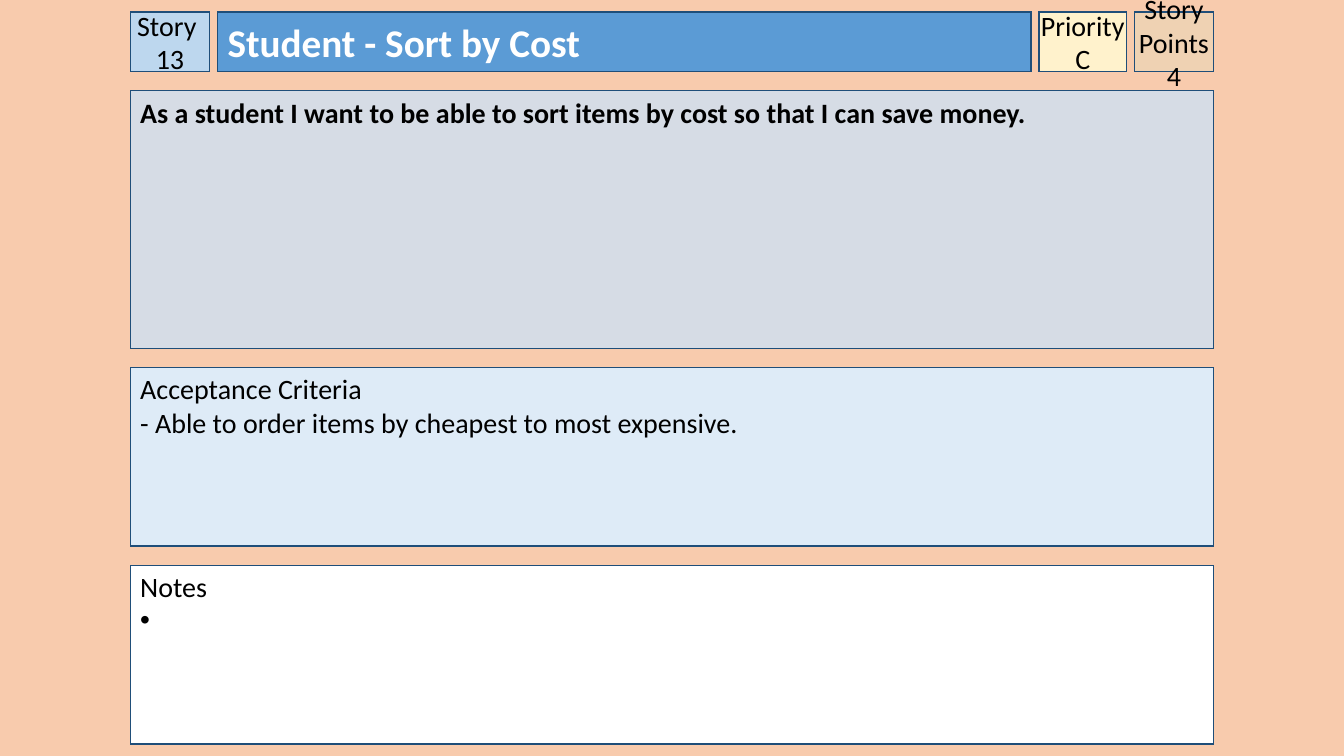
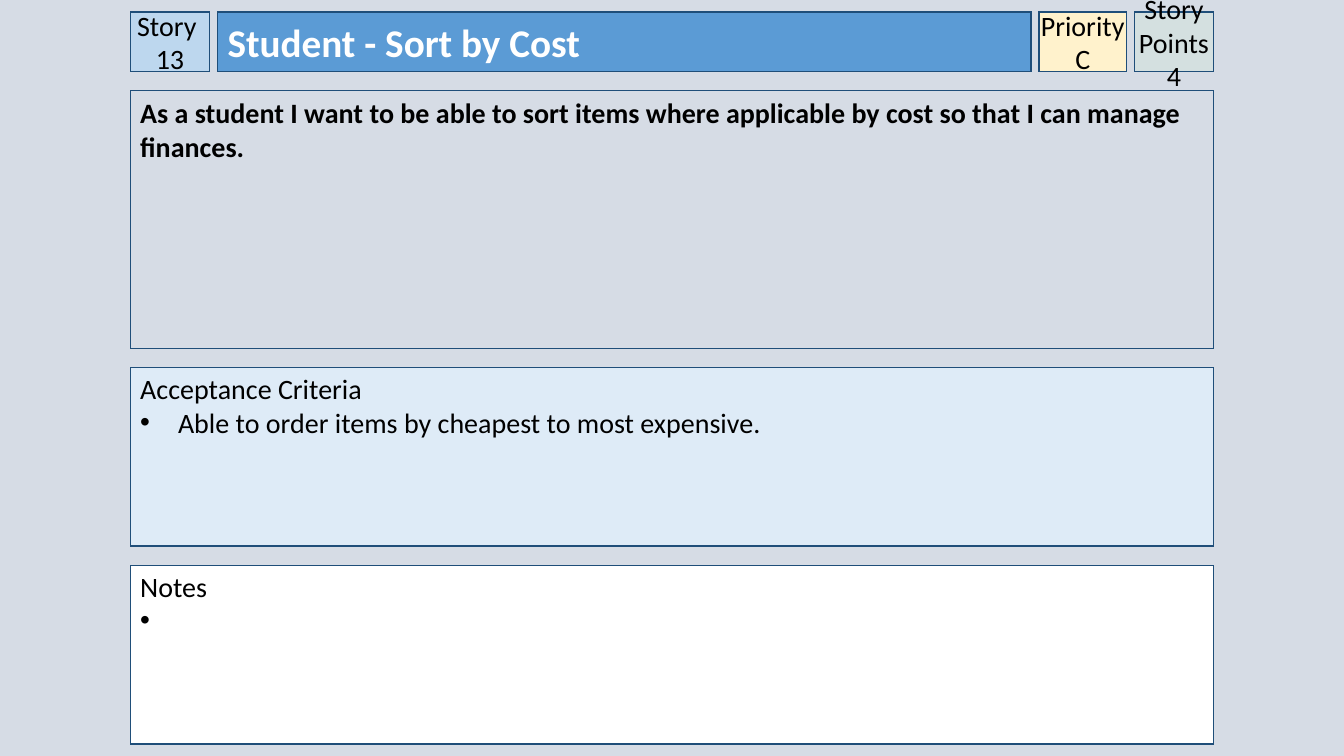
Before and after one commit to owencharters/IFB299, a slide deck: slide 14 of IFB299 - Collaborated User Stories - 2.pptx. Drawn at 1344x756 pixels with LibreOffice and Linux fonts; fonts in the diff are those of the drawing. Boxes give left, top, right and bottom in pixels: in the first picture for what was removed or moved away, otherwise in the second. Text is boxed around its words. In the diff, an @@ line names an element or a change of style, - is before the commit and + after.

```diff
--- a/IFB299 - Collaborated User Stories - 2.pptx
+++ b/IFB299 - Collaborated User Stories - 2.pptx
@@ background #F8CBAD to #D6DCE5 @@
@@ text in rectangle at [140, 103, 1180, 158]: text changed @@
-As a student I want to be able to sort items by cost so that I can save money.
+As a student I want to be able to sort items where applicable by cost so that I can manage finances.
@@ text in rectangle at [178, 413, 760, 438]: text changed @@
-- Able to order items by cheapest to most expensive.
+• Able to order items by cheapest to most expensive.
```
Also in this commit, not shown: 18 other slides changed, 1 slide added, 1 other file.
